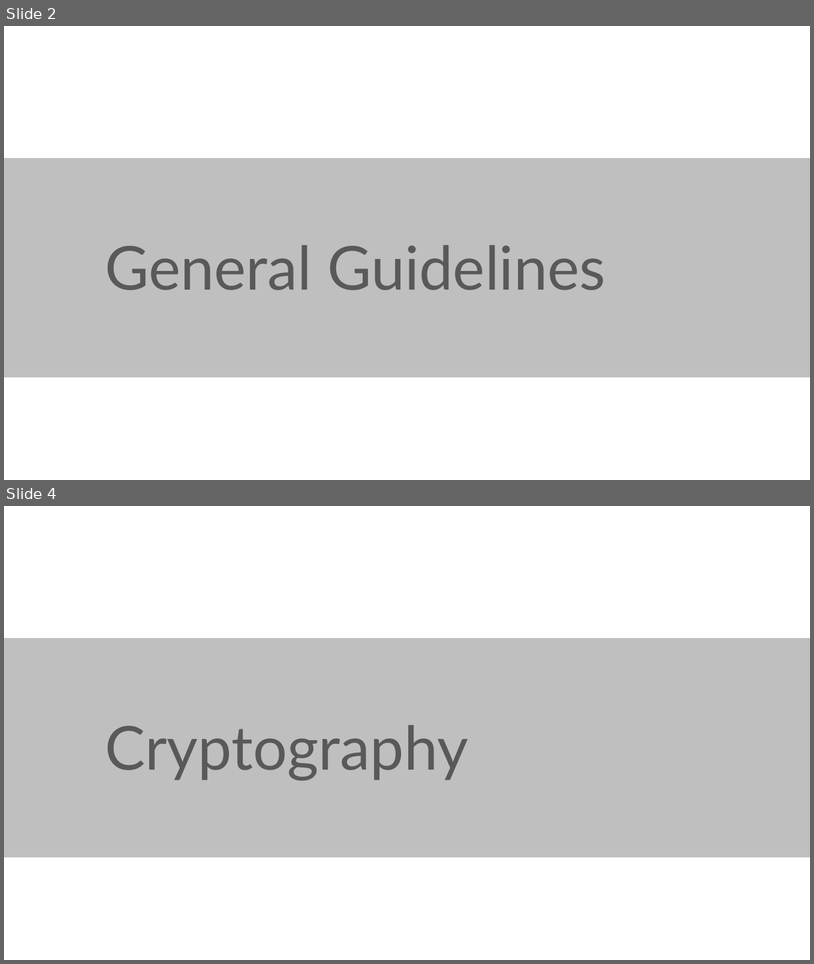
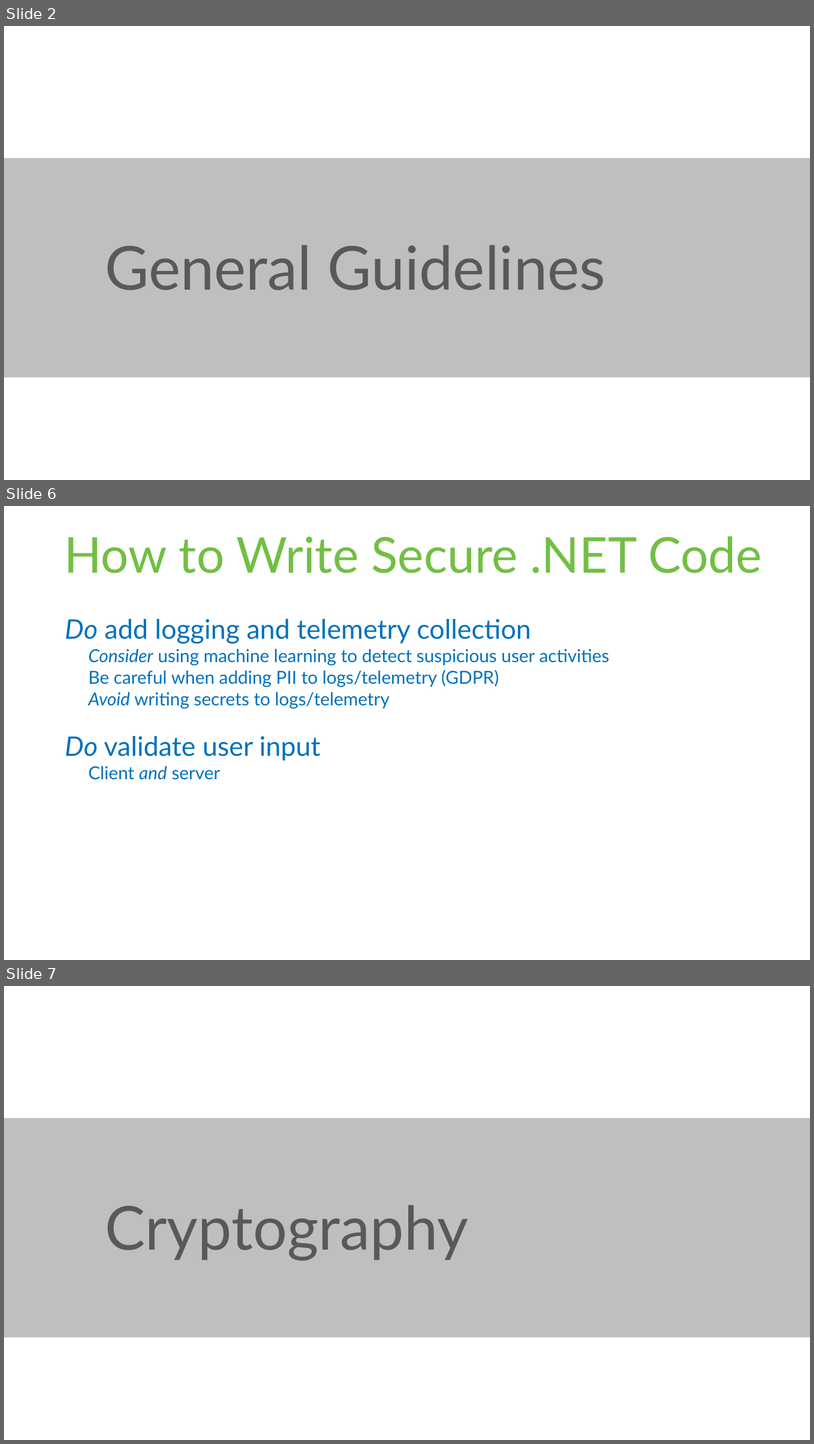
Before and after one commit to rstropek/SecureCodingDotNet, a slide deck: Slides/Secure-Coding-Dot-Net.pptx. Shown one above the other, each under a label of ours: slides 2 and 4 before the commit, slides 2, 6 and 7 after it; the slides between them are not shown. The pictures are 814x964 and 814x1444 pixels, drawn with LibreOffice and Linux fonts; fonts in the diff are those of the drawing. Boxes give left, top, right and bottom in pixels: in the first picture for what was removed or moved away, otherwise in the second. Text is boxed around its words. In the diff, an @@ line names an element or a change of style, - is before the commit and + after.

```diff
--- a/Slides/Secure-Coding-Dot-Net.pptx
+++ b/Slides/Secure-Coding-Dot-Net.pptx
@@ slide 6 added at [4, 506, 810, 960], background #FFFFFF @@
@@ title added at [64, 536, 762, 573], 44 pt, text #72BF44 @@
+How to Write Secure .NET Code
@@ text added at [65, 619, 610, 780], 16 pt, text #0071BC @@
+Do add logging and telemetry collection
+  Consider using machine learning to detect suspicious user activities
+  Be careful when adding PII to logs/telemetry (GDPR)
+  Avoid writing secrets to logs/telemetry
+Do validate user input
+  Client and server
@@ what was slide 4 is now slide 7 @@
```
Also in this commit, not shown: 1 slide changed, 22 other slides added, 1 slide removed, 1 other file.
